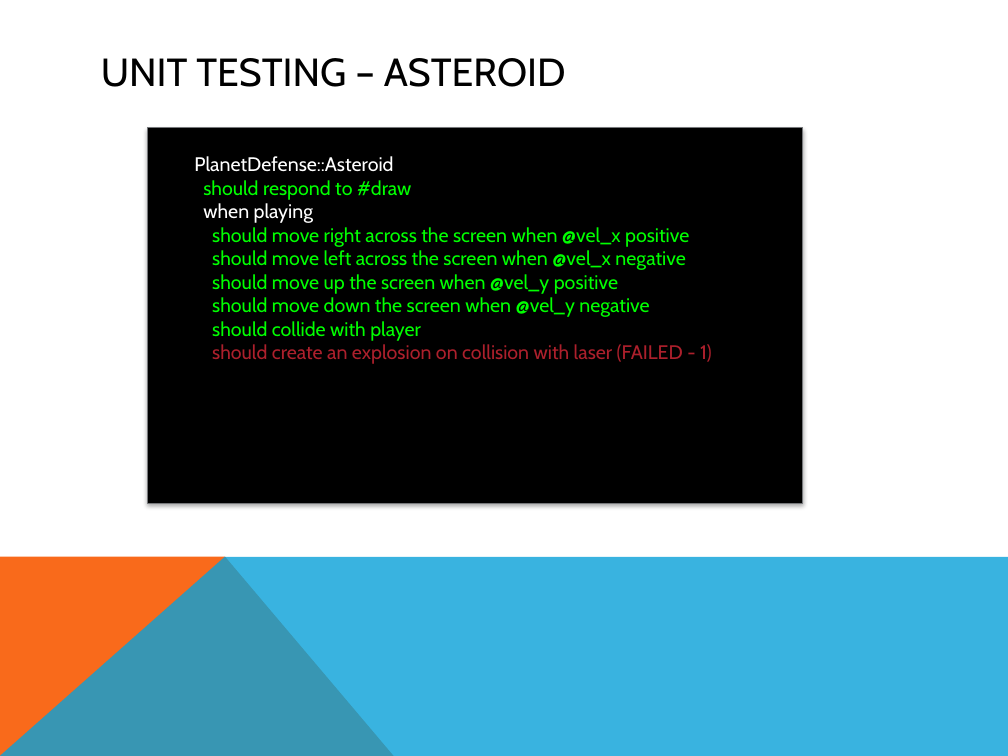
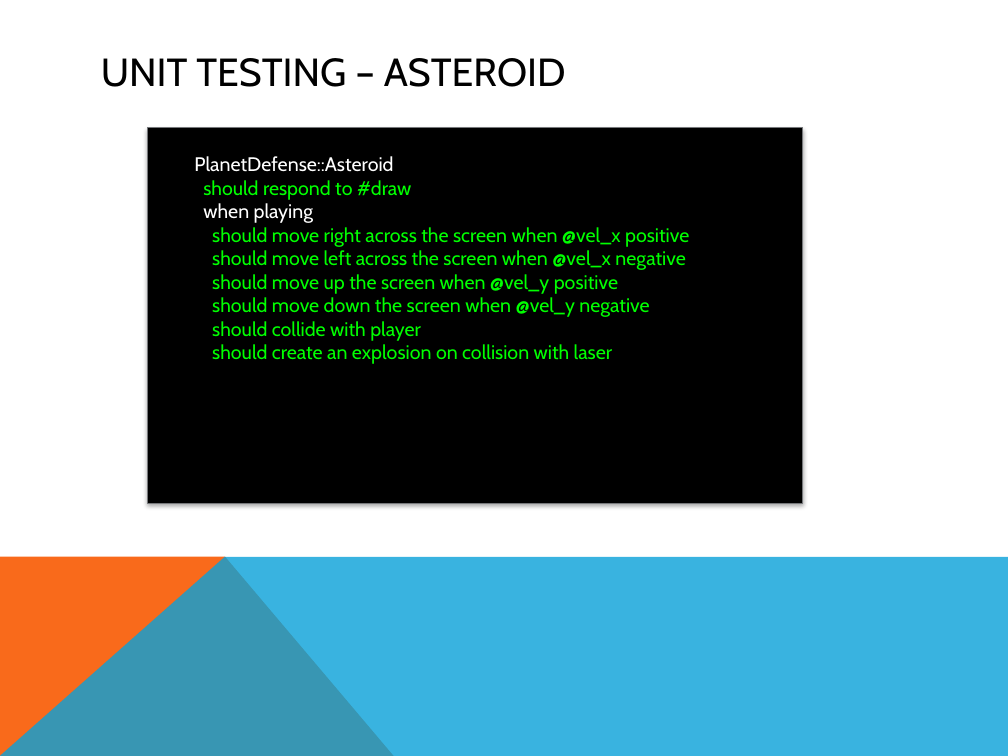
Before and after one commit to csce3513/Team6, a slide deck: slide 3 of docs/presentation-3.pptx. Drawn at 1008x756 pixels with LibreOffice and Linux fonts; fonts in the diff are those of the drawing. Boxes give left, top, right and bottom in pixels: in the first picture for what was removed or moved away, otherwise in the second. Text is boxed around its words. In the diff, an @@ line names an element or a change of style, - is before the commit and + after.

Commit message:
Modified presentation

```diff
--- a/docs/presentation-3.pptx
+++ b/docs/presentation-3.pptx
@@ text at [212, 344, 613, 364]: text changed; text colour #AC202C to #00FF00 @@
-should create an explosion on collision with laser (FAILED - 1)
+should create an explosion on collision with laser
```
Also in this commit, not shown: 1 other slide changed.
